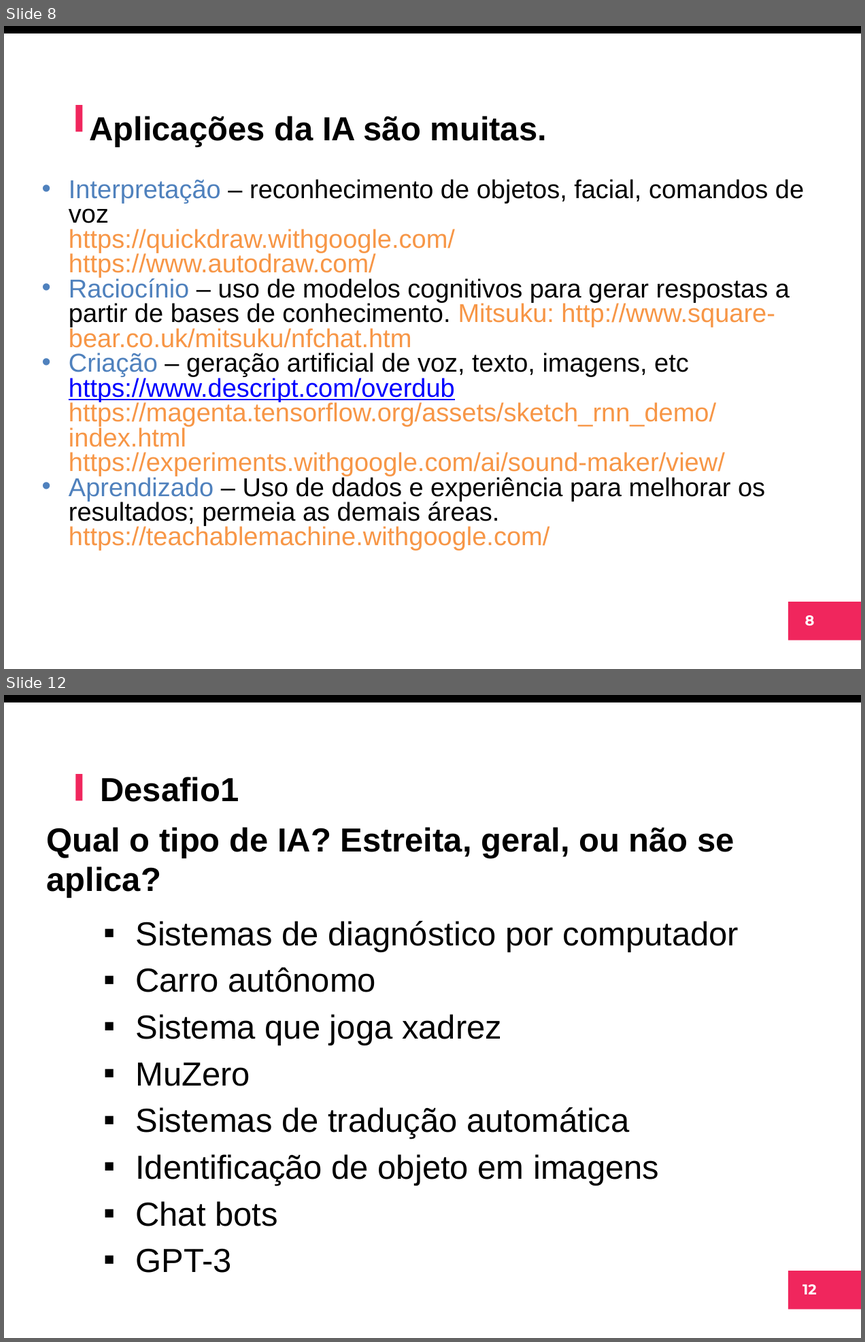
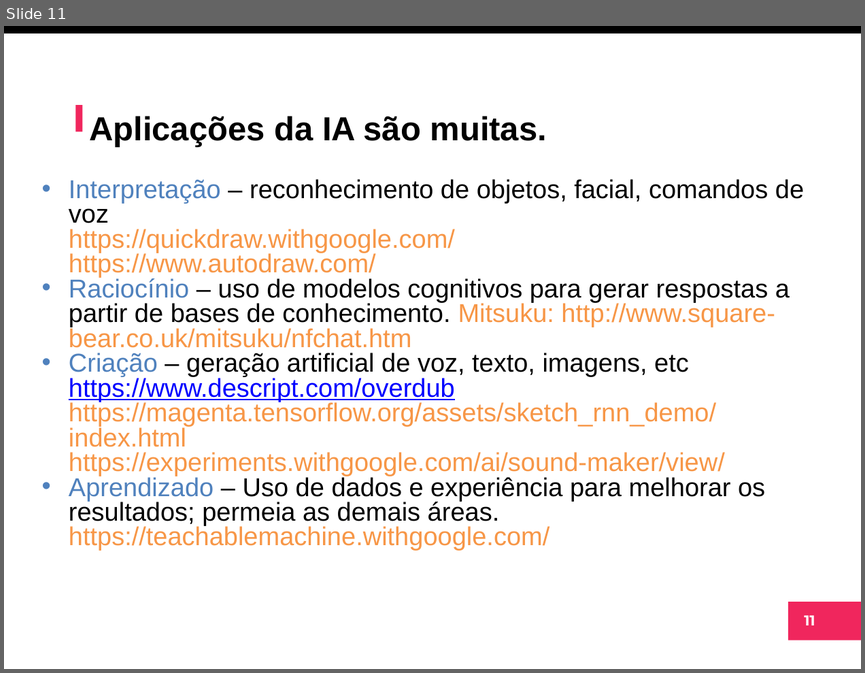
Before and after one commit to arnaldojr/ml, a slide deck: material/aulas/lab01/IntroIA.pptx. Shown one above the other, each under a label of ours: slides 8 and 12 before the commit, slide 11 after it; the slides between them are not shown. The pictures are 865x1342 and 865x673 pixels, drawn with LibreOffice and Linux fonts; fonts in the diff are those of the drawing; background and template pictures are left out. Boxes give left, top, right and bottom in pixels: in the first picture for what was removed or moved away, otherwise in the second. Text is boxed around its words. In the diff, an @@ line names an element or a change of style, - is before the commit and + after.

```diff
--- a/material/aulas/lab01/IntroIA.pptx
+++ b/material/aulas/lab01/IntroIA.pptx
@@ slide 12 removed at (4, 695, 861, 1338), background #FFFFFF; not listed: 4 template elements that a slide beside it also shows @@
@@ title removed at (100, 777, 239, 802) @@
-Desafio1
@@ text removed at (46, 827, 734, 898) @@
-Qual o tipo de IA? Estreita, geral, ou não se aplica?
@@ text removed at (135, 921, 738, 1272) @@
-▪ Sistemas de diagnóstico por computador
-▪ Carro autônomo
-▪ Sistema que joga xadrez
-▪ MuZero
-▪ Sistemas de tradução automática
-▪ Identificação de objeto em imagens
-▪ Chat bots
-▪ GPT-3
@@ what was slide 8 is now slide 11 @@
@@ page number at (804, 615, 815, 625): text changed @@
-8
+11
```
Also in this commit, not shown: 6 slides changed, 8 slides added, 8 other slides removed.
